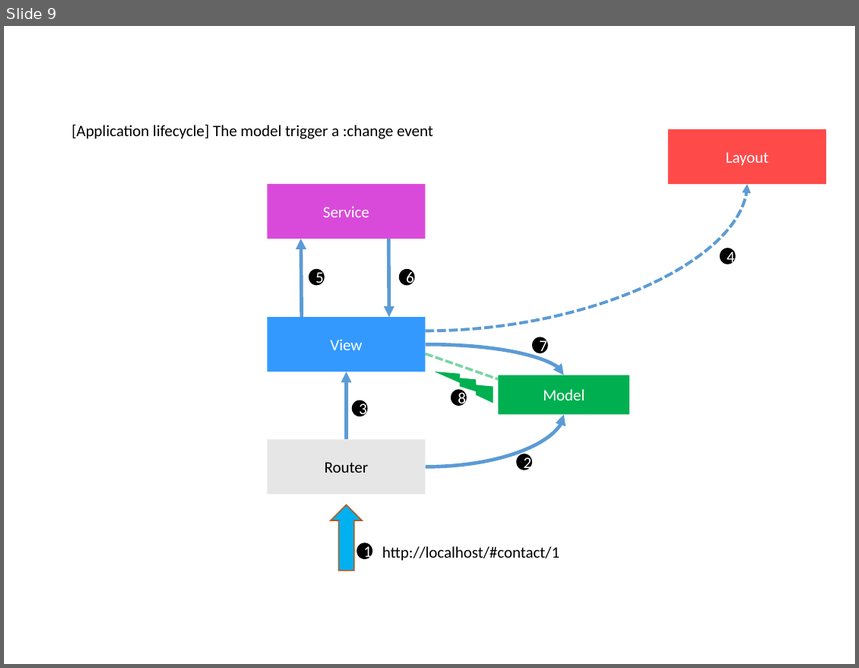
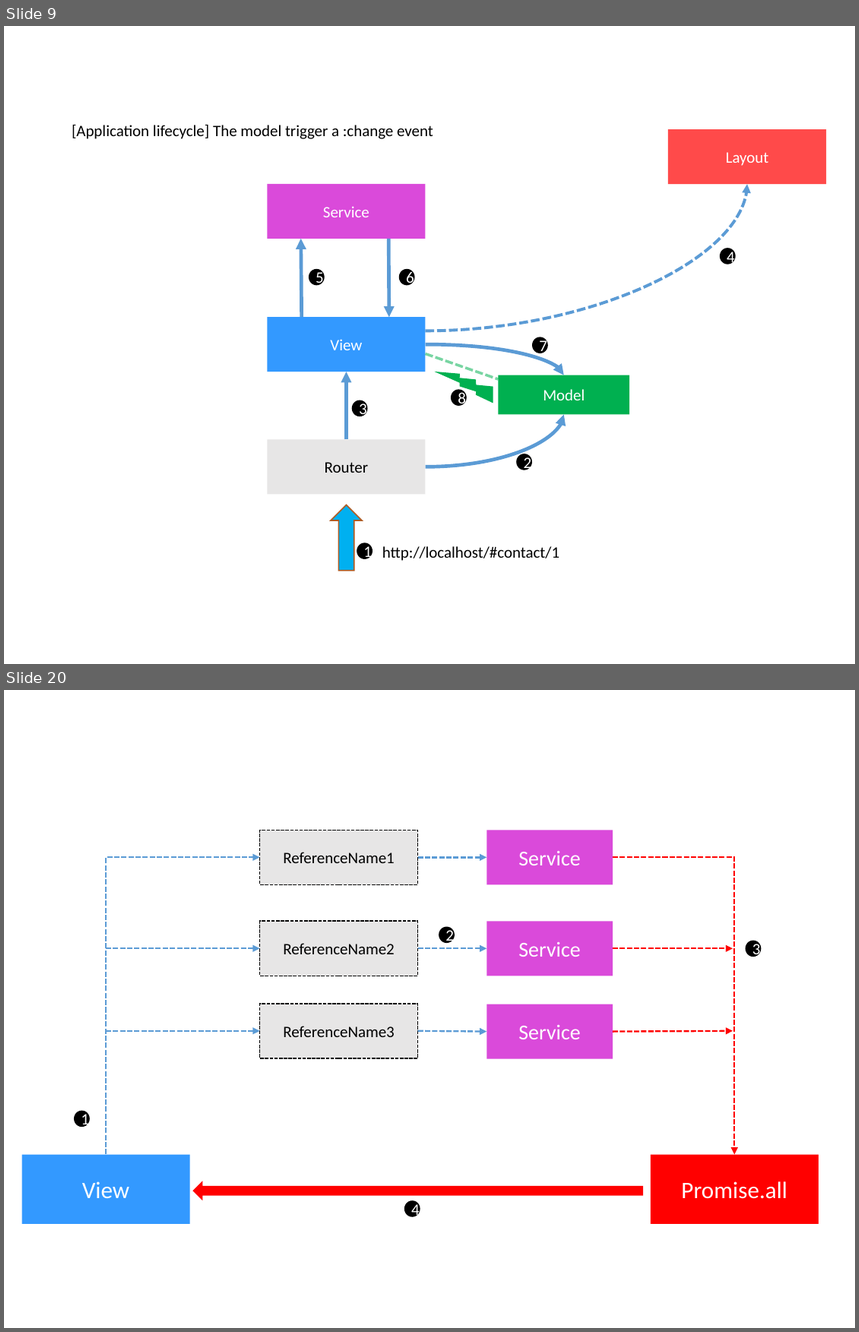
Before and after one commit to klee-contrib/focus-docs, a slide deck: assets/focus_lifecycle_schema.pptx. Shown one above the other, each under a label of ours: slide 9 before the commit, slides 9 and 20 after it; the slides between them are not shown. The pictures are 859x668 and 859x1332 pixels, drawn with LibreOffice and Linux fonts; fonts in the diff are those of the drawing. Boxes give left, top, right and bottom in pixels: in the first picture for what was removed or moved away, otherwise in the second. Text is boxed around its words. In the diff, an @@ line names an element or a change of style, - is before the commit and + after.

```diff
--- a/assets/focus_lifecycle_schema.pptx
+++ b/assets/focus_lifecycle_schema.pptx
@@ slide 20 added at <box>4,690,855,1328</box>, background #FFFFFF @@
@@ rectangle added at <box>260,831,418,885</box>, fill #E7E6E6, outline #000000 1 pt dashed, 13.5 pt, text #000000 @@
+ReferenceName1
@@ rectangle added at <box>487,831,613,885</box>, fill #CC00CC at 71% opacity, 18 pt, text #FFFFFF @@
+Service
@@ elbow arrow added from (106, 1155) to (260, 858), #5B9BD5 1.5 pt dashed @@
@@ arrow added from (417, 858) to (487, 858), #5B9BD5 1.5 pt dashed @@
@@ elbow arrow added from (613, 858) to (734, 1155), #FF0000 1.5 pt dashed @@
@@ rectangle added at <box>260,922,418,976</box>, fill #E7E6E6, outline #000000 1 pt dashed, 13.5 pt, text #000000 @@
+ReferenceName2
@@ ellipse added at <box>439,926,455,943</box>, fill #000000, 13.5 pt, text #FFFFFF @@
+2
@@ rectangle added at <box>487,922,613,976</box>, fill #CC00CC at 71% opacity, 18 pt, text #FFFFFF @@
+Service
@@ ellipse added at <box>746,940,762,957</box>, fill #000000, 13.5 pt, text #FFFFFF @@
+3
@@ arrow added from (106, 948) to (260, 948), #5B9BD5 1.5 pt dashed @@
@@ arrow added from (417, 948) to (487, 948), #5B9BD5 1.5 pt dashed @@
@@ arrow added from (613, 948) to (733, 948), #FF0000 1.5 pt dashed @@
@@ rectangle added at <box>260,1004,418,1059</box>, fill #E7E6E6, outline #000000 1 pt dashed, 13.5 pt, text #000000 @@
+ReferenceName3
@@ rectangle added at <box>487,1004,613,1059</box>, fill #CC00CC at 71% opacity, 18 pt, text #FFFFFF @@
+Service
@@ arrow added from (106, 1031) to (260, 1031), #5B9BD5 1.5 pt dashed @@
@@ arrow added from (417, 1031) to (487, 1031), #5B9BD5 1.5 pt dashed @@
@@ arrow added from (613, 1031) to (733, 1031), #FF0000 1.5 pt dashed @@
@@ ellipse added at <box>74,1110,90,1127</box>, fill #000000, 13.5 pt, text #FFFFFF @@
+1
@@ rectangle added at <box>22,1155,189,1224</box>, fill #3399FF, 20 pt, text #FFFFFF @@
+View
@@ rectangle added at <box>651,1155,819,1224</box>, fill #FF0000, 20 pt, text #FFFFFF @@
+Promise.all
@@ left arrow added at <box>193,1181,643,1201</box>, fill #FF0000 @@
@@ ellipse added at <box>404,1201,420,1217</box>, fill #000000, 13.5 pt, text #FFFFFF @@
+4
```
Also in this commit, not shown: 1 slide changed, 9 other slides added, 4 other files.
